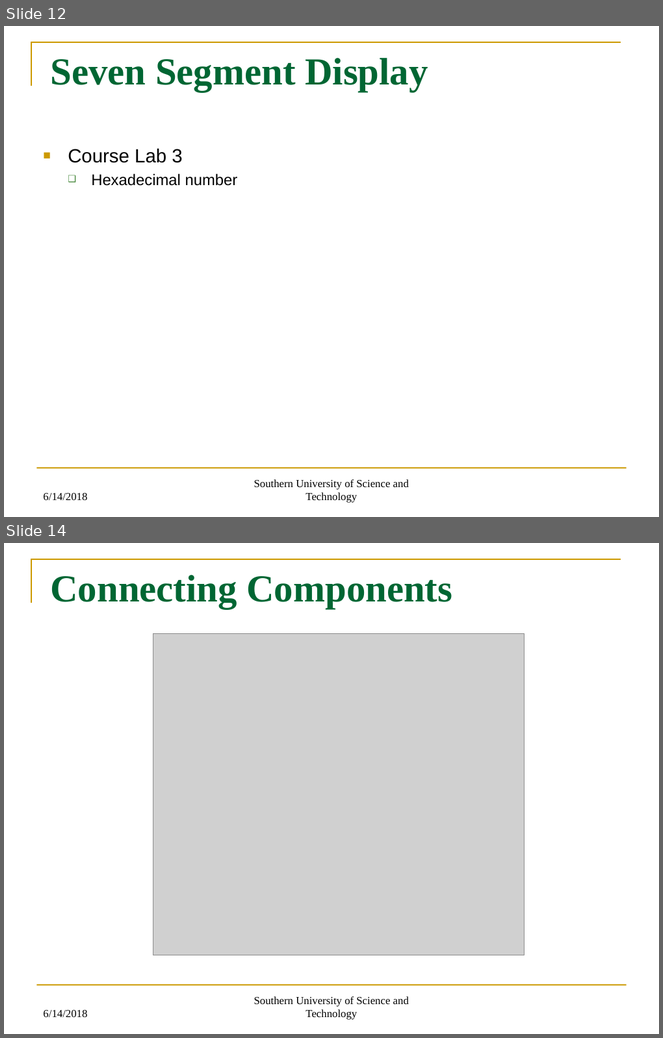
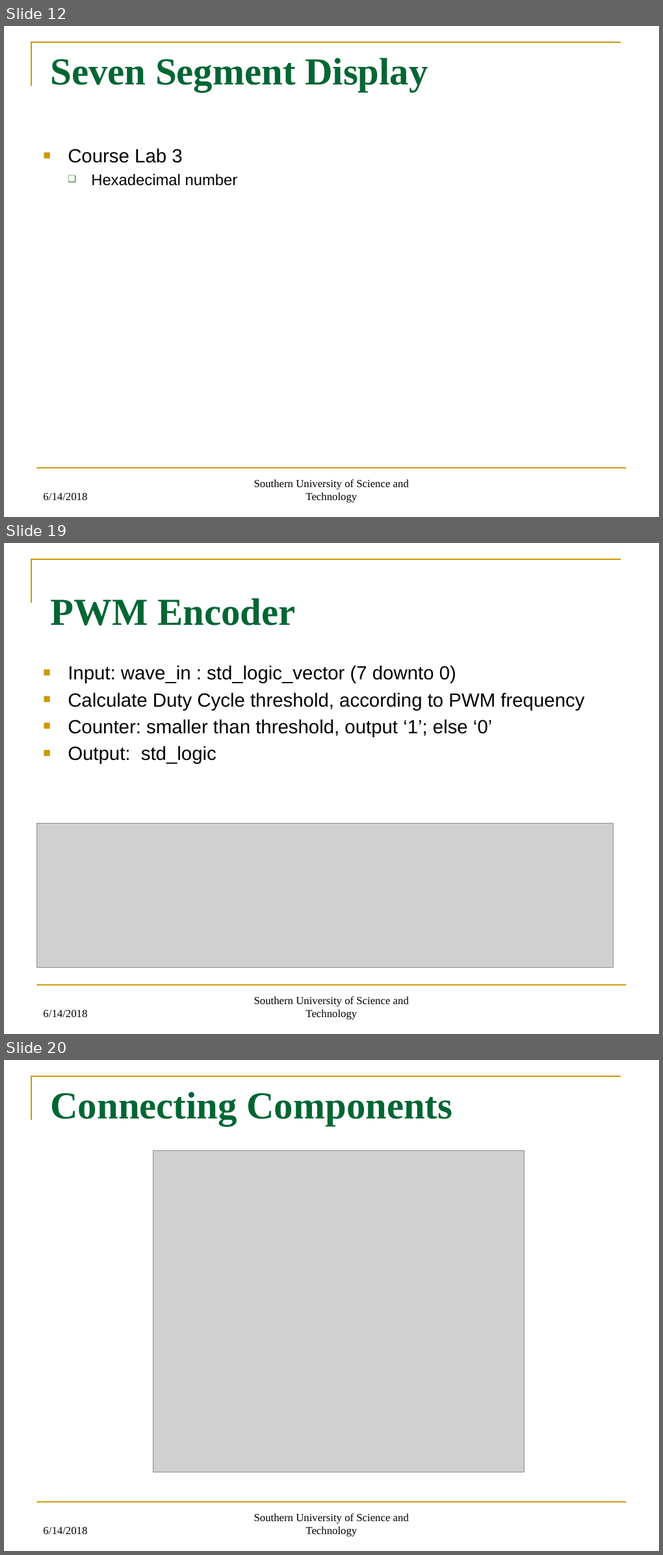
Before and after one commit to CharlesThaCat/FPGA-Sequencer-and-Synthesizer, a slide deck: Step Synthesizer/16-Steps Sequencer and Synthesizer.pptx. Shown one above the other, each under a label of ours: slides 12 and 14 before the commit, slides 12, 19 and 20 after it; the slides between them are not shown. The pictures are 663x1038 and 663x1555 pixels, drawn with LibreOffice and Linux fonts; fonts in the diff are those of the drawing; grey boxes stand for pictures. Boxes give left, top, right and bottom in pixels: in the first picture for what was removed or moved away, otherwise in the second. Text is boxed around its words. In the diff, an @@ line names an element or a change of style, - is before the commit and + after.

```diff
--- a/Step Synthesizer/16-Steps Sequencer and Synthesizer.pptx
+++ b/Step Synthesizer/16-Steps Sequencer and Synthesizer.pptx
@@ slide 19 added at (x1=4, y1=543, x2=659, y2=1034), background #FFFFFF; not listed: 2 template elements that a slide beside it also shows @@
@@ title added at (x1=51, y1=598, x2=295, y2=626), 42 pt, text #006633, bold @@
+PWM Encoder
@@ text added at (x1=68, y1=665, x2=584, y2=764), 21 pt, text #000000 @@
+■ Input: wave_in : std_logic_vector (7 downto 0)
+■ Calculate Duty Cycle threshold, according to PWM frequency
+■ Counter: smaller than threshold, output ‘1’; else ‘0’
+■ Output: std_logic
@@ picture added at (x1=36, y1=823, x2=613, y2=967) @@
@@ text added at (x1=43, y1=1010, x2=87, y2=1017), 12 pt, text #000000 @@
+6/14/2018
@@ text added at (x1=254, y1=997, x2=409, y2=1020), 12 pt, text #000000 @@
+Southern University of Science and Technology
@@ what was slide 14 is now slide 20 @@
```
Also in this commit, not shown: 1 slide changed, 7 other slides added, 16 other files.
